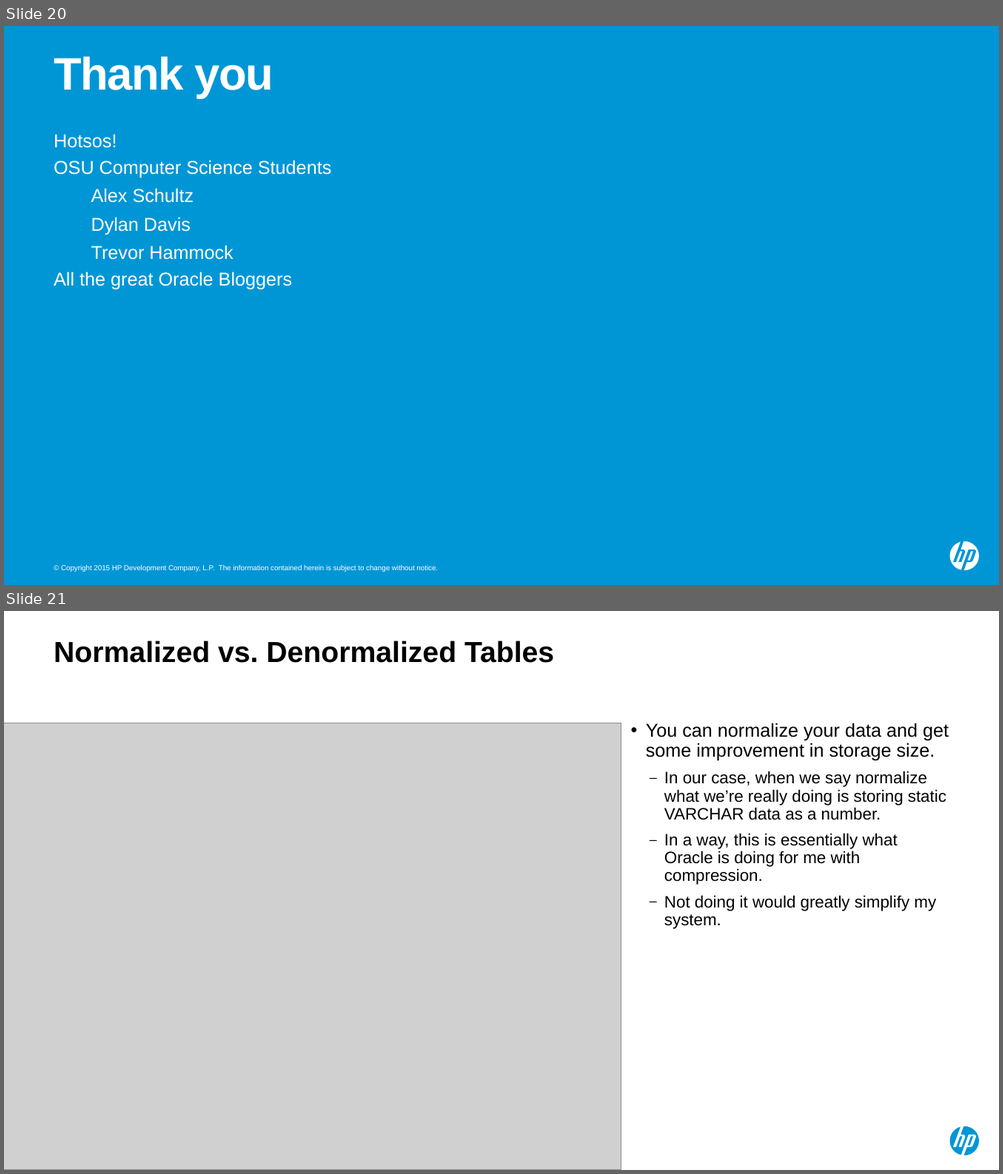
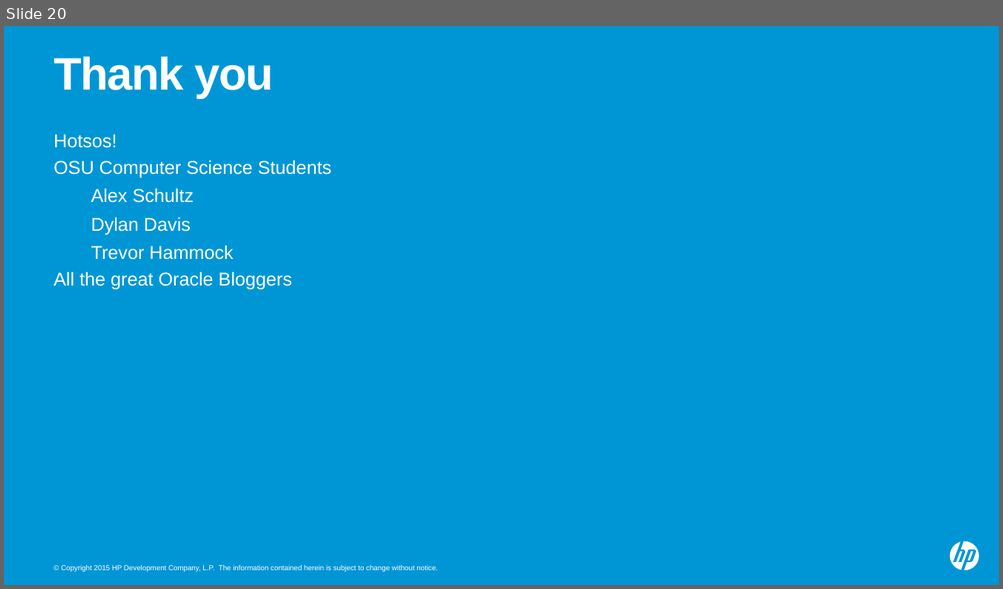
Before and after one commit to Dyland28/HP-Data-Compression, a slide deck: compression_sand_weiss_hotsos_2018.pptx. Shown one above the other, each under a label of ours: slides 20 and 21 before the commit, slide 20 after it. The pictures are 1003x1174 and 1003x589 pixels, drawn with LibreOffice and Linux fonts; fonts in the diff are those of the drawing; grey boxes stand for pictures. Boxes give left, top, right and bottom in pixels: in the first picture for what was removed or moved away, otherwise in the second. Text is boxed around its words. In the diff, an @@ line names an element or a change of style, - is before the commit and + after.

```diff
--- a/compression_sand_weiss_hotsos_2018.pptx
+++ b/compression_sand_weiss_hotsos_2018.pptx
@@ slide 21 removed at bbox=[4, 611, 999, 1170], background #FFFFFF @@
@@ title removed at bbox=[54, 641, 554, 663] @@
-Normalized vs. Denormalized Tables
@@ picture removed at bbox=[4, 723, 620, 1170] @@
@@ text removed at bbox=[646, 723, 948, 929] @@
-• You can normalize your data and get some improvement in storage size.
-  – In our case, when we say normalize what we’re really doing is storing static VARCHAR data as a number.
-  – In a way, this is essentially what Oracle is doing for me with compression.
-  – Not doing it would greatly simplify my system.
@@ freeform shape removed at bbox=[949, 1127, 979, 1156] @@
```
Also in this commit, not shown: 3 slides changed.
